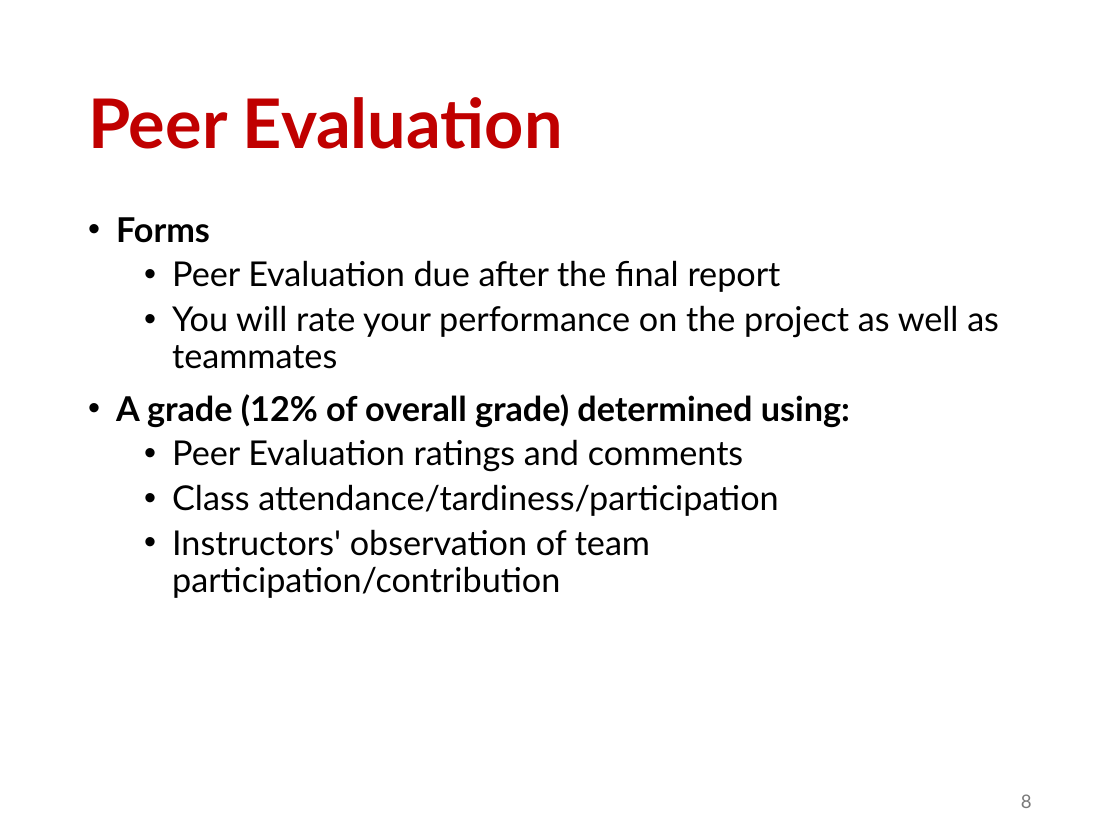
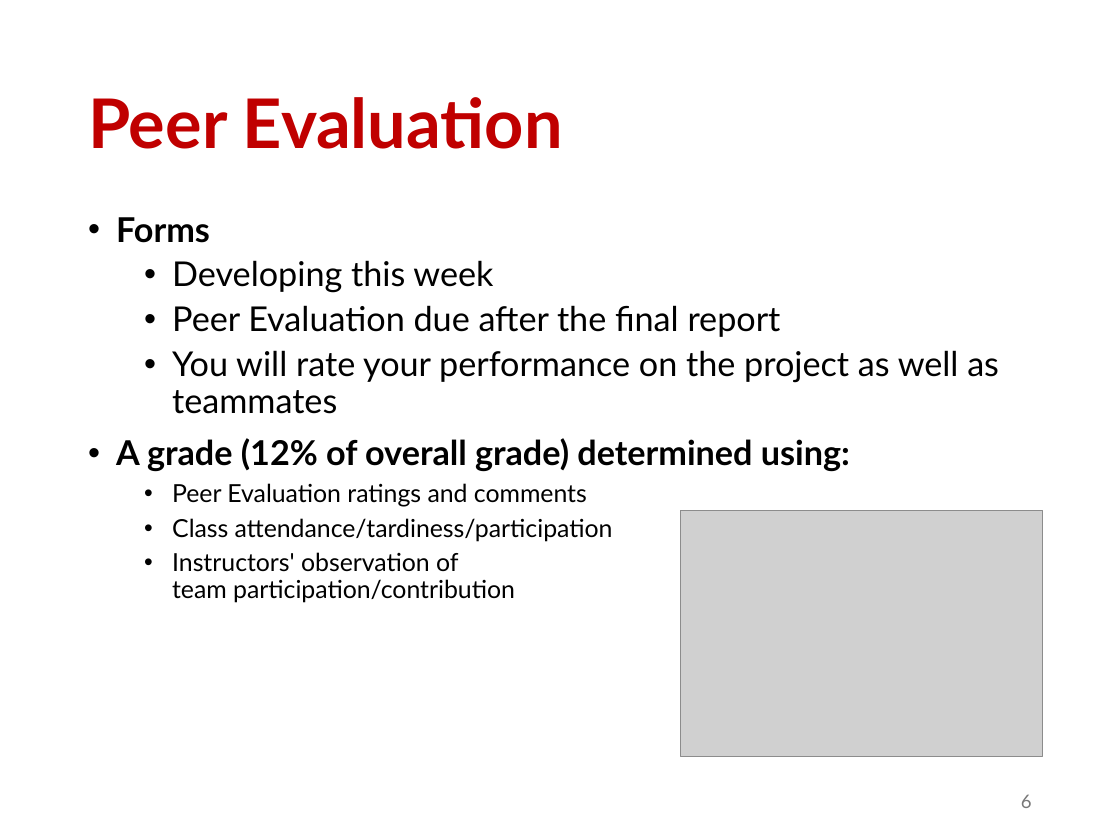
Before and after one commit to abuabara/abuabara.github.io, a slide deck: slide 6 of DAEN460S26/week12.pptx (slide 8 before the commit). Drawn at 1120x840 pixels with LibreOffice and Linux fonts; fonts in the diff are those of the drawing; grey boxes stand for pictures. Boxes give left, top, right and bottom in pixels: in the first picture for what was removed or moved away, otherwise in the second. Text is boxed around its words. In the diff, an @@ line names an element or a change of style, - is before the commit and + after.

```diff
--- a/DAEN460S26/week12.pptx
+++ b/DAEN460S26/week12.pptx
@@ text at (172, 260, 493, 293): paragraph added @@
+  • Developing this week
@@ text at (172, 483, 613, 603): size 22 to 16 pt in "Peer Evaluation ratings and comments", "Class attendance/tardiness/participation", "Instructors' observation of team participation/contribution" @@
@@ picture added at (681, 511, 1044, 757) @@
@@ page number at (1021, 794, 1032, 808): text changed @@
-8
+6
```
Also in this commit, not shown: 4 other slides changed, 1 other file.
